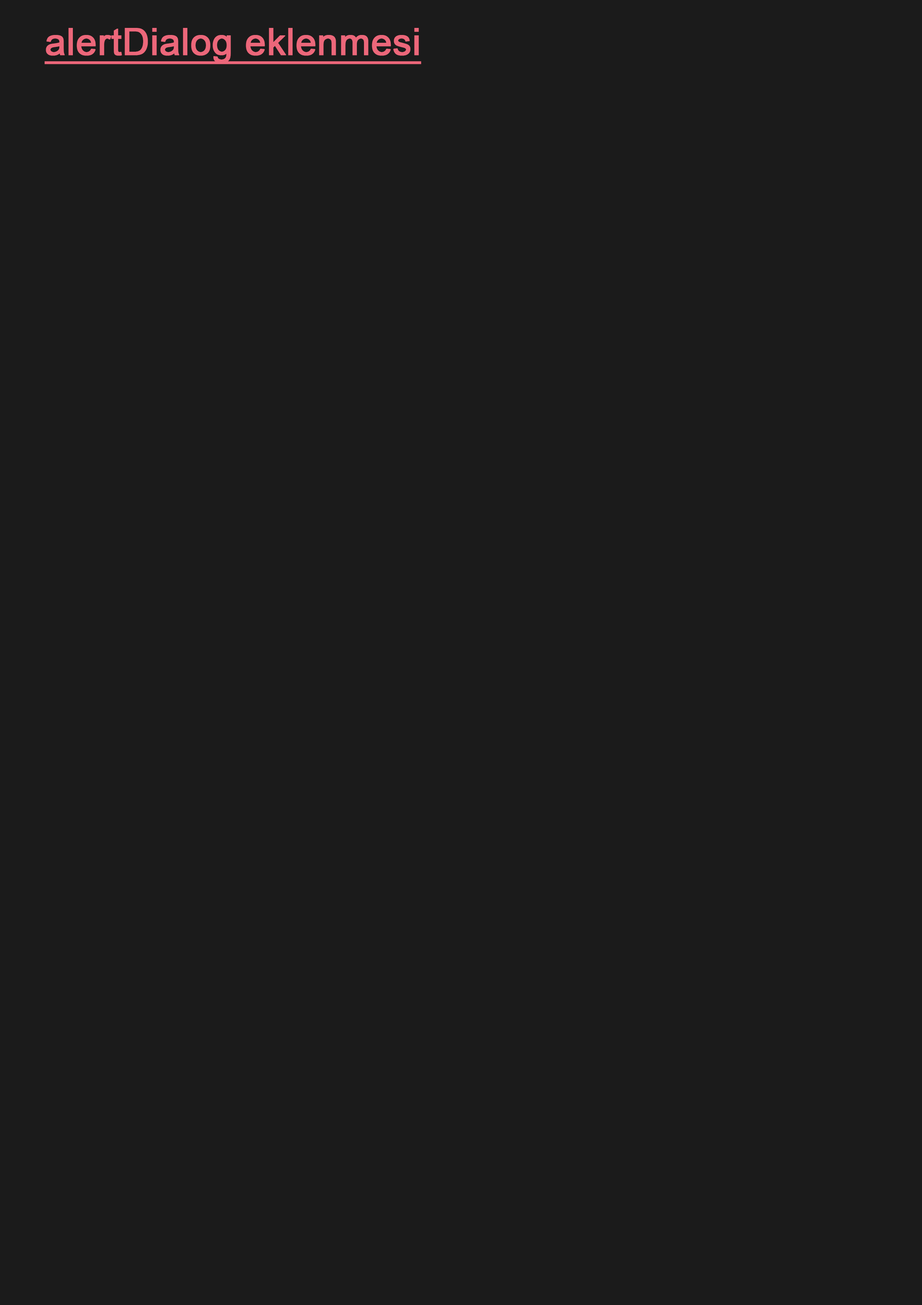
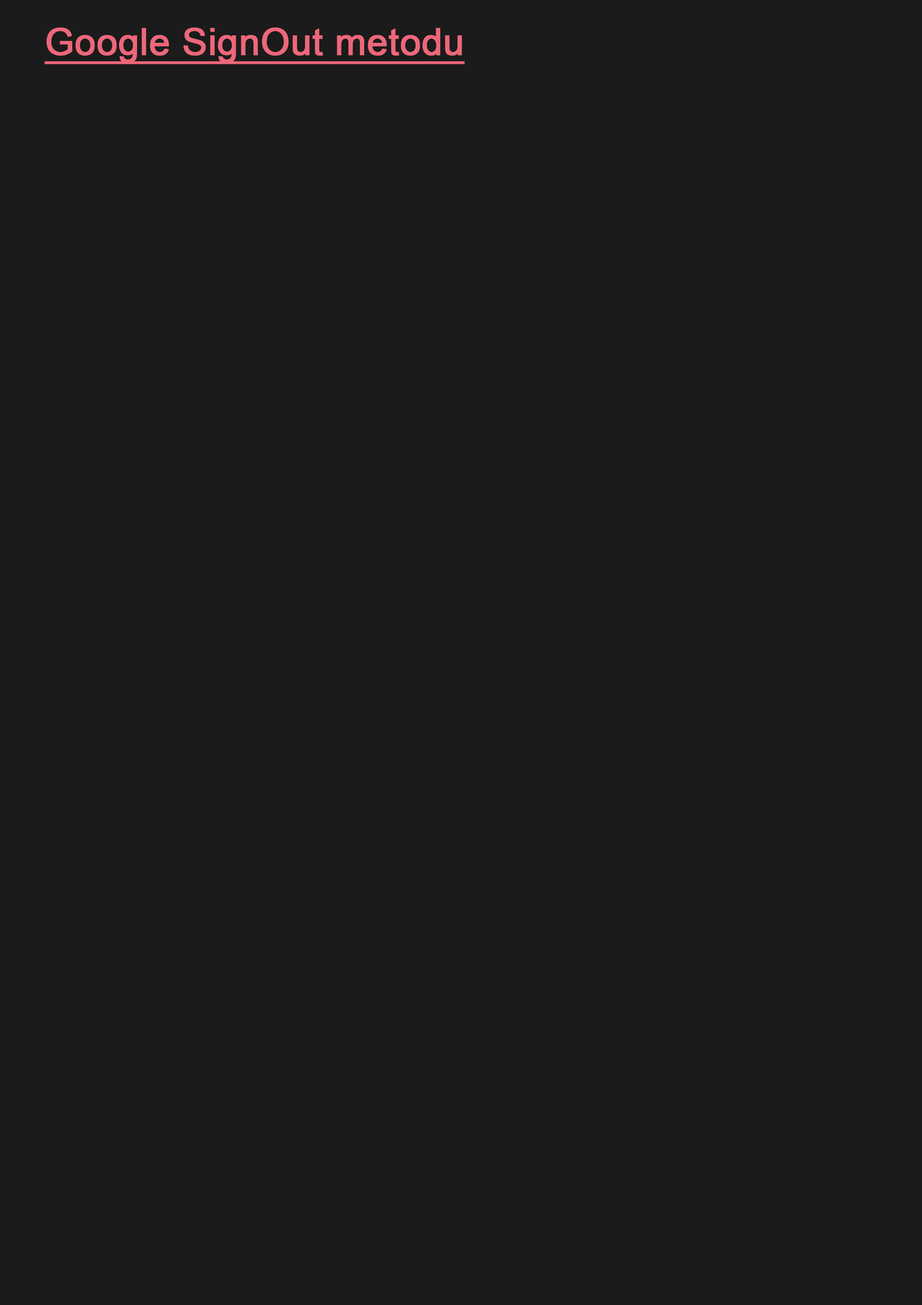
The second 922x1305 image is a revision of the first. Changes to its layers:
renamed "alertDialog eklenmesi" to "Google SignOut metodu", painted on it over [45, 27, 465, 65]
